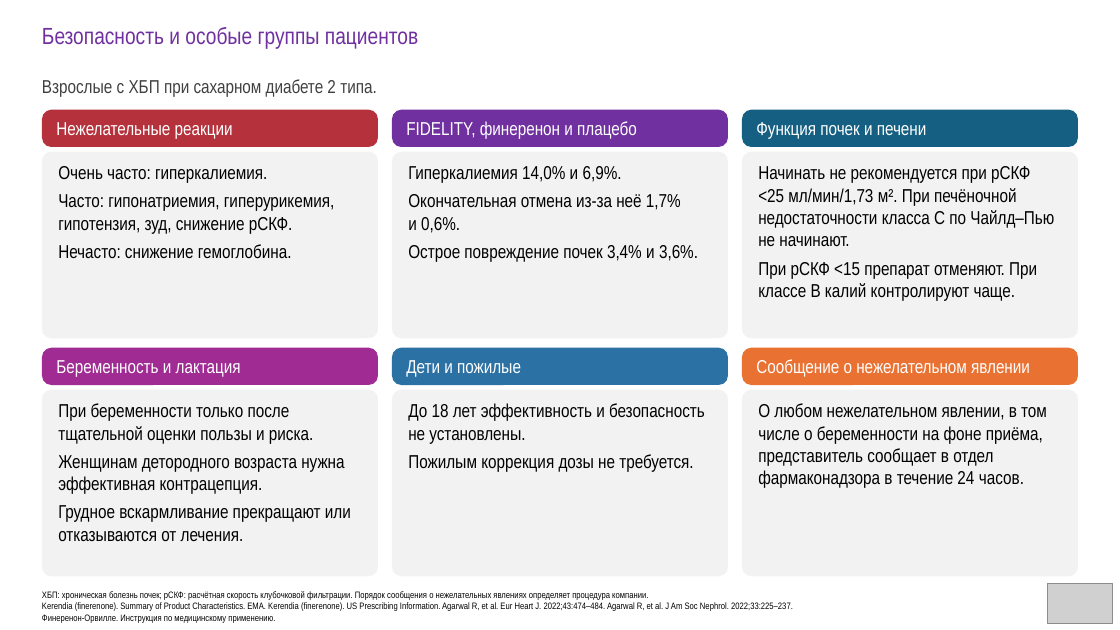
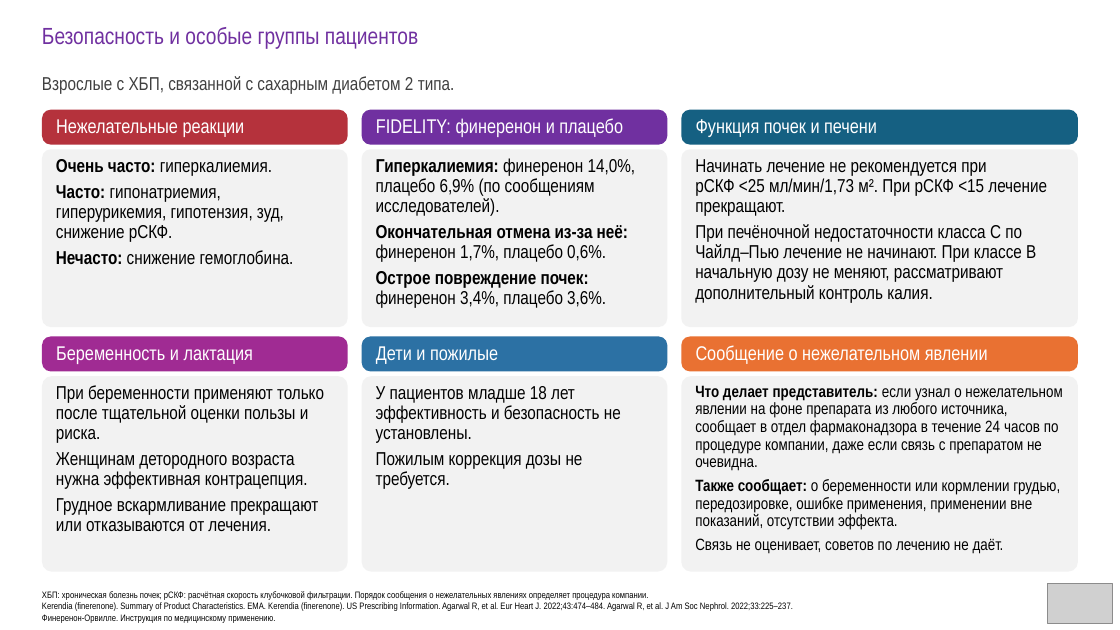
Before and after one commit to drabdulbosit1-eng/my-test-cloud, a slide deck: slide 35 of finerenone/Finerenone_Levin_reviewed.pptx (slide 33 before the commit). Drawn at 1120x630 pixels with LibreOffice and Linux fonts; fonts in the diff are those of the drawing; grey boxes stand for pictures. Boxes give left, top, right and bottom in pixels: in the first picture for what was removed or moved away, otherwise in the second. Text is boxed around its words. In the diff, an @@ line names an element or a change of style, - is before the commit and + after.

```diff
--- a/finerenone/Finerenone_Levin_reviewed.pptx
+++ b/finerenone/Finerenone_Levin_reviewed.pptx
@@ text at (x1=42, y1=76, x2=455, y2=94): text changed @@
-Взрослые с ХБП при сахарном диабете 2 типа.
+Взрослые с ХБП, связанной с сахарным диабетом 2 типа.
@@ rounded rectangle "Нежелательные реакции" resized from (x1=42, y1=110, x2=378, y2=147) to (x1=42, y1=110, x2=348, y2=145) @@
@@ rounded rectangle "FIDELITY: финеренон и плацебо" resized from (x1=392, y1=110, x2=728, y2=147) to (x1=362, y1=110, x2=668, y2=145) @@
@@ text in rounded rectangle at (x1=376, y1=118, x2=623, y2=137): text changed; size 16 to 17 pt @@
-FIDELITY, финеренон и плацебо
+FIDELITY: финеренон и плацебо
@@ rounded rectangle "Функция почек и печени" resized from (x1=742, y1=110, x2=1078, y2=147) to (x1=681, y1=110, x2=1078, y2=145) @@
@@ rounded rectangle resized from (x1=42, y1=152, x2=378, y2=339) to (x1=42, y1=150, x2=348, y2=328) @@
@@ text "Очень часто: гиперкалиемия." at (x1=56, y1=159, x2=294, y2=264): bold on in "Очень часто:", "Часто:", "Нечасто:"; line spacing 1 to 0.9 @@
@@ rounded rectangle resized from (x1=392, y1=152, x2=728, y2=339) to (x1=362, y1=150, x2=668, y2=328) @@
@@ text at (x1=376, y1=158, x2=635, y2=308): text changed @@
-Гиперкалиемия 14,0% и 6,9%.
-Окончательная отмена из-за неё 1,7% и 0,6%.
-Острое повреждение почек 3,4% и 3,6%.
+Гиперкалиемия: финеренон 14,0%, плацебо 6,9% (по сообщениям исследователей).
+Окончательная отмена из-за неё: финеренон 1,7%, плацебо 0,6%.
+Острое повреждение почек: финеренон 3,4%, плацебо 3,6%.
@@ rounded rectangle resized from (x1=742, y1=152, x2=1078, y2=339) to (x1=681, y1=150, x2=1078, y2=328) @@
@@ text at (x1=695, y1=159, x2=1047, y2=303): text changed @@
-Начинать не рекомендуется при рСКФ <25 мл/мин/1,73 м². При печёночной недостаточности класса C по Чайлд–Пью не начинают.
-При рСКФ <15 препарат отменяют. При классе B калий контролируют чаще.
+Начинать лечение не рекомендуется при рСКФ <25 мл/мин/1,73 м². При рСКФ <15 лечение прекращают.
+При печёночной недостаточности класса C по Чайлд–Пью лечение не начинают. При классе B начальную дозу не меняют, рассматривают дополнительный контроль калия.
@@ rounded rectangle "Беременность и лактация" resized from (x1=42, y1=348, x2=378, y2=385) to (x1=42, y1=337, x2=348, y2=372) @@
@@ size 16 to 17 pt; line spacing 1 to 0.9 in 5 elements at (x1=42, y1=110, x2=348, y2=145), (x1=681, y1=110, x2=1078, y2=145), (x1=42, y1=337, x2=348, y2=372), (x1=681, y1=337, x2=1078, y2=372), (x1=362, y1=337, x2=668, y2=372) @@
@@ rounded rectangle "Дети и пожилые" resized from (x1=392, y1=348, x2=728, y2=385) to (x1=362, y1=337, x2=668, y2=372) @@
@@ rounded rectangle "Сообщение о нежелательном явлении" resized from (x1=742, y1=348, x2=1078, y2=385) to (x1=681, y1=337, x2=1078, y2=372) @@
@@ rounded rectangle resized from (x1=42, y1=390, x2=378, y2=576) to (x1=42, y1=376, x2=348, y2=572) @@
@@ text at (x1=56, y1=385, x2=324, y2=443): text changed @@
-При беременности только после тщательной оценки пользы и риска.
+При беременности применяют только после тщательной оценки пользы и риска.
@@ text "При беременности применяют только после ..." moved from (x1=58, y1=403, x2=351, y2=541) to (x1=56, y1=385, x2=324, y2=531) @@
@@ rounded rectangle resized from (x1=392, y1=390, x2=728, y2=576) to (x1=362, y1=376, x2=668, y2=572) @@
@@ text at (x1=376, y1=386, x2=621, y2=443): text changed @@
-До 18 лет эффективность и безопасность не установлены.
+У пациентов младше 18 лет эффективность и безопасность не установлены.
@@ text "У пациентов младше 18 лет ..." moved from (x1=408, y1=403, x2=705, y2=472) to (x1=376, y1=386, x2=621, y2=489) @@
@@ rounded rectangle resized from (x1=742, y1=390, x2=1078, y2=576) to (x1=681, y1=376, x2=1078, y2=572) @@
@@ text at (x1=695, y1=385, x2=1062, y2=553): text changed; size 16 to 14 pt @@
-О любом нежелательном явлении, в том числе о беременности на фоне приёма, представитель сообщает в отдел фармаконадзора в течение 24 часов.
+Что делает представитель: если узнал о нежелательном явлении на фоне препарата из любого источника, сообщает в отдел фармаконадзора в течение 24 часов по процедуре компании, даже если связь с препаратом не очевидна.
+Также сообщает: о беременности или кормлении грудью, передозировке, ошибке применения, применении вне показаний, отсутствии эффекта.
+Связь не оценивает, советов по лечению не даёт.
@@ text at (x1=56, y1=452, x2=318, y2=531): line spacing 1 to 0.9 @@
@@ text at (x1=376, y1=452, x2=583, y2=489): line spacing 1 to 0.9 @@
```
Also in this commit, not shown: 45 other slides changed, 2 slides added, 1 slide removed, 1 other file.
